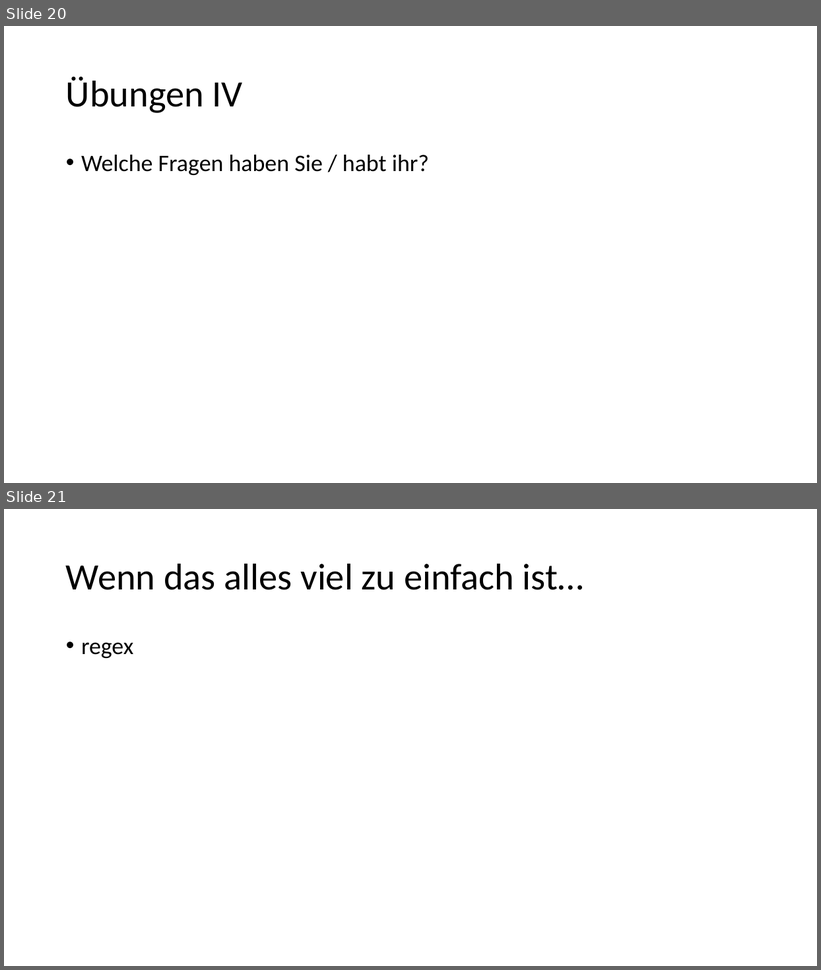
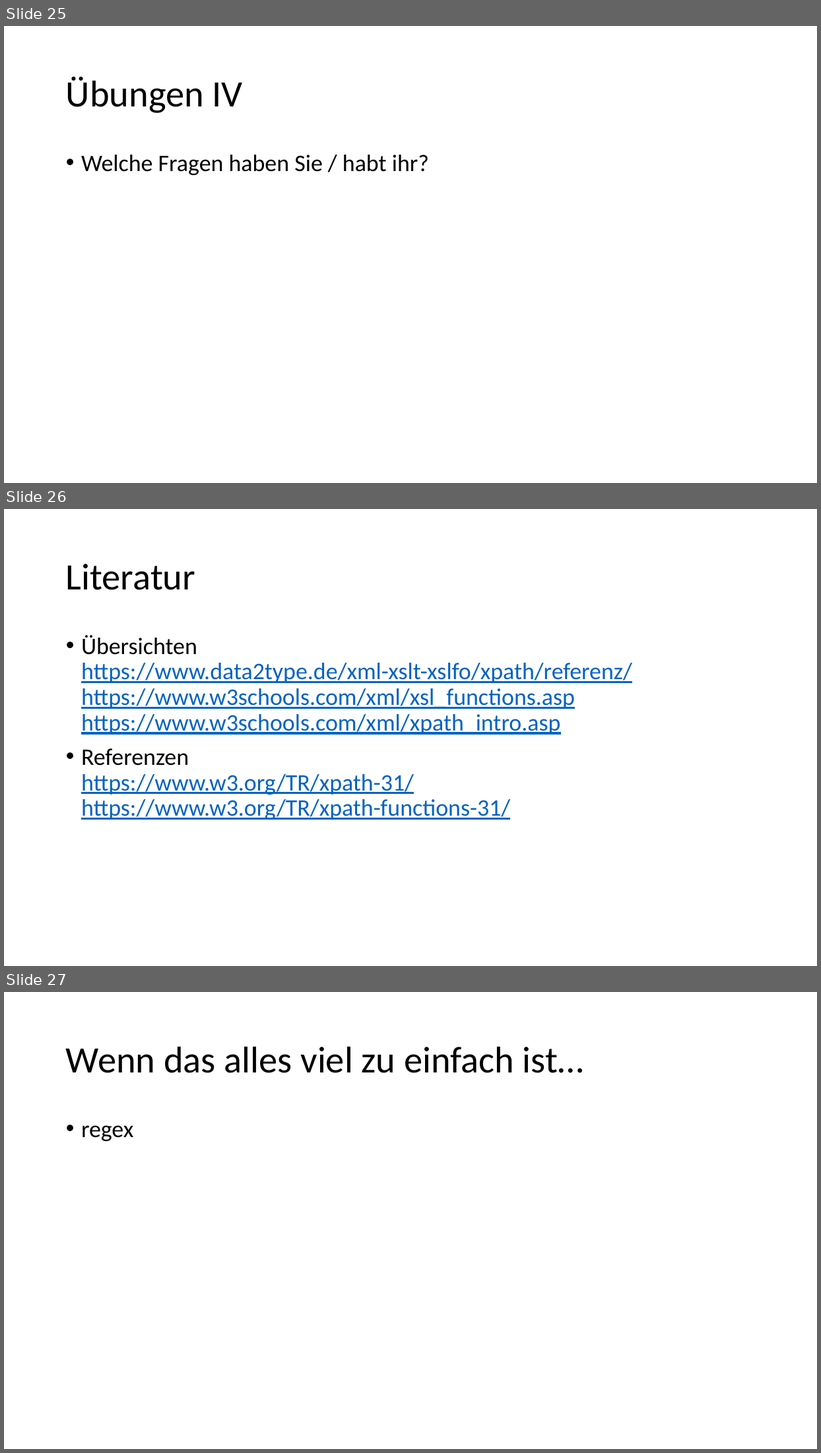
Before and after one commit to Lena-Luise/Lehre, a slide deck: SchulungenKGParl/Folien/XPath.pptx. Shown one above the other, each under a label of ours: slides 20 and 21 before the commit, slides 25, 26 and 27 after it. The pictures are 821x970 and 821x1453 pixels, drawn with LibreOffice and Linux fonts; fonts in the diff are those of the drawing. Boxes give left, top, right and bottom in pixels: in the first picture for what was removed or moved away, otherwise in the second. Text is boxed around its words. In the diff, an @@ line names an element or a change of style, - is before the commit and + after.

```diff
--- a/SchulungenKGParl/Folien/XPath.pptx
+++ b/SchulungenKGParl/Folien/XPath.pptx
@@ slide 26 added at bbox=[4, 509, 817, 966], background #FFFFFF @@
@@ title added at bbox=[66, 564, 195, 590], 44 pt, text #000000 @@
+Literatur
@@ text added at bbox=[81, 635, 632, 820], 28 pt, text #0563C1, underline @@
+• Übersichten
+  https://www.data2type.de/xml-xslt-xslfo/xpath/referenz/
+  https://www.w3schools.com/xml/xsl_functions.asp
+  https://www.w3schools.com/xml/xpath_intro.asp
+• Referenzen
+  https://www.w3.org/TR/xpath-31/
+  https://www.w3.org/TR/xpath-functions-31/
@@ what was slide 20 is now slide 25 @@
@@ what was slide 21 is now slide 27 @@
```
Also in this commit, not shown: 6 slides changed, 9 other slides added, 4 slides removed, 10 other files.
